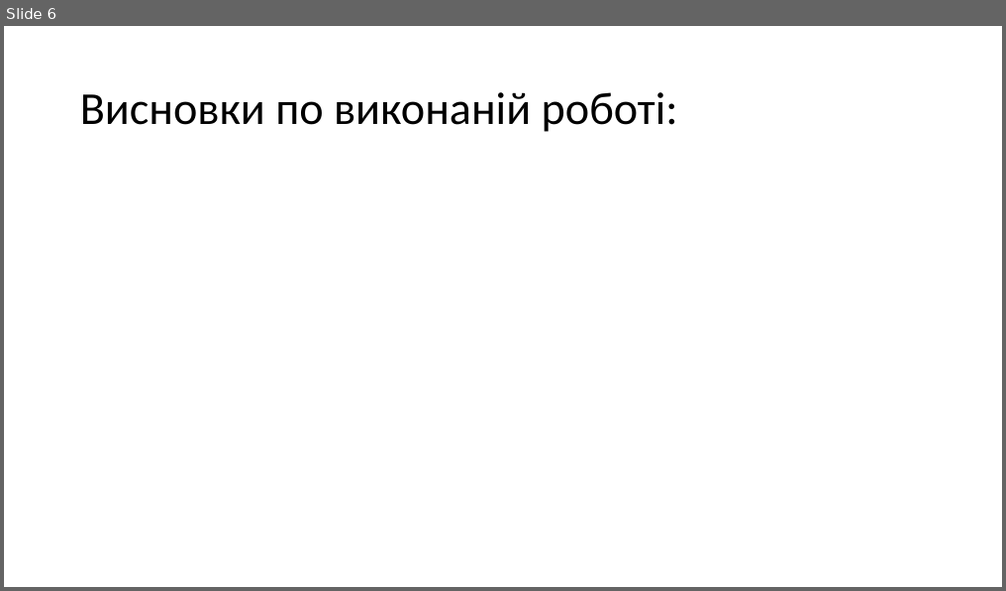
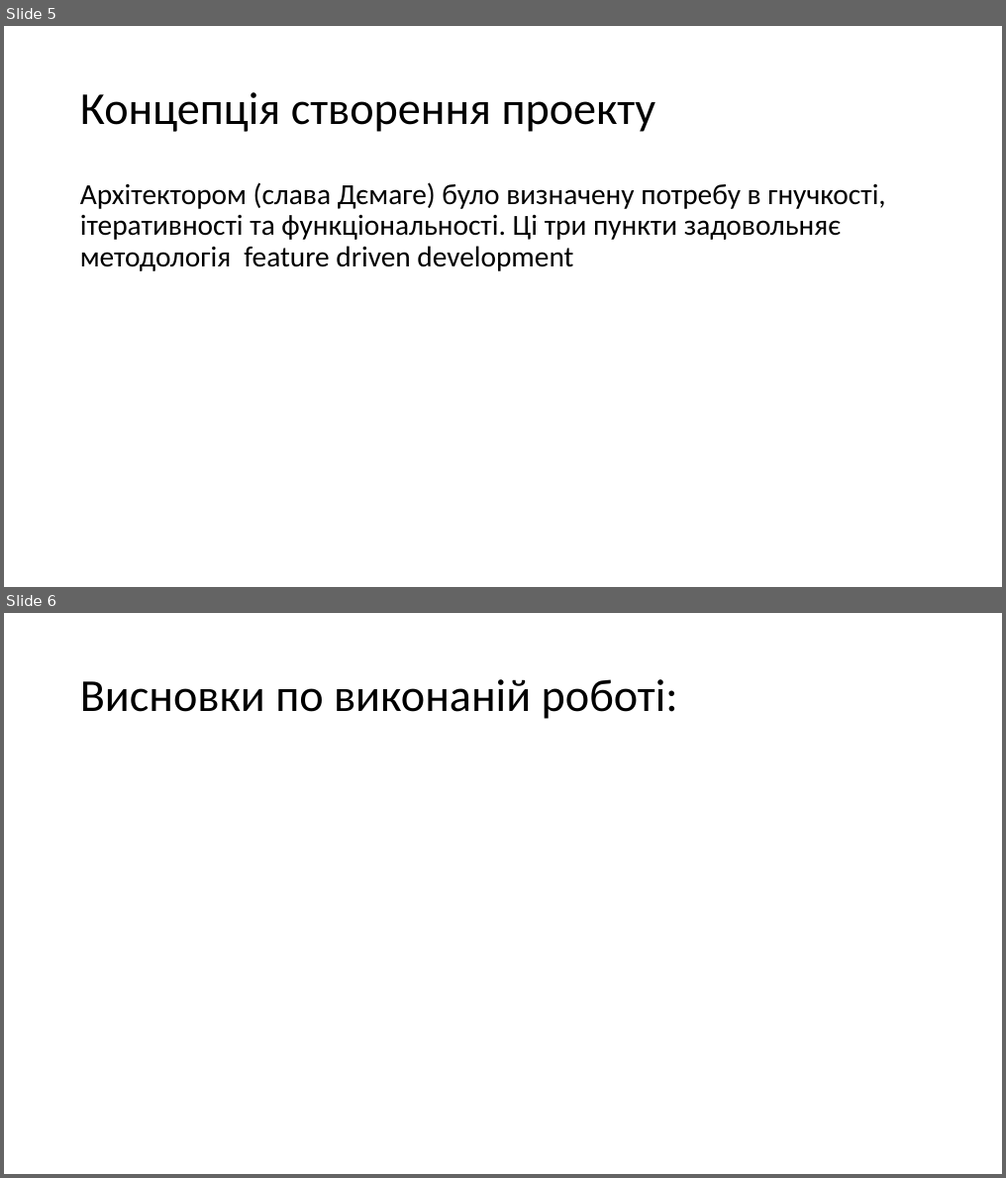
Before and after one commit to d3mage/elektronna_kafedra, a slide deck: elektronna_kafedra.pptx. Shown one above the other, each under a label of ours: slide 6 before the commit, slides 5 and 6 after it. The pictures are 1006x591 and 1006x1178 pixels, drawn with LibreOffice and Linux fonts; fonts in the diff are those of the drawing. Boxes give left, top, right and bottom in pixels: in the first picture for what was removed or moved away, otherwise in the second. Text is boxed around its words. In the diff, an @@ line names an element or a change of style, - is before the commit and + after.

```diff
--- a/elektronna_kafedra.pptx
+++ b/elektronna_kafedra.pptx
@@ slide 5 added at <box>4,26,1002,587</box>, background #FFFFFF @@
@@ title added at <box>80,92,656,132</box>, 44 pt, text #000000 @@
+Концепція створення проекту
@@ text added at <box>80,182,885,272</box>, 28 pt, text #000000 @@
+Архітектором (слава Дємаге) було визначену потребу в гнучкості, ітеративності та функціональності. Ці три пункти задовольняє методологія feature driven development
```
Also in this commit, not shown: 2 slides changed, 1 other slide added, 2 slides removed, 5 other files.
